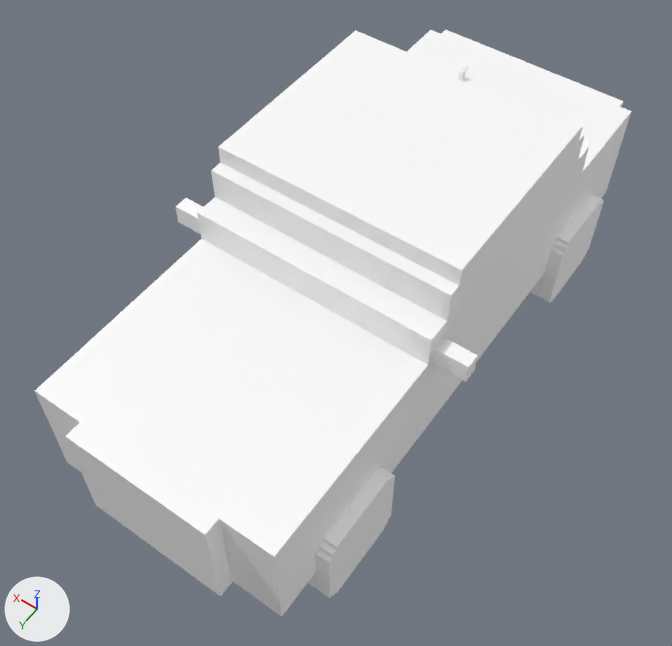
One commit to the FBX model BGN CITY WARS/Assets/BLOCKYGON ASSETS ©/MODELS/VEHICLES/STORE/BGN_BHUM.fbx: the scene before it, then after it.
One viewpoint serves both versions: a camera (50 mm lens) standing at (-1.95, 3.0, 3.79) and looking at (-0.02, 0.31, -0.45). The lights are fixed; the arrows at lower left show +X, +Y and +Z. Where no turn or scale is listed for an object, it has been applied to the vertices.

Names of what the first picture shows: 'BGN_BMW_', 'R_R__5_', 'R_R__6_'.
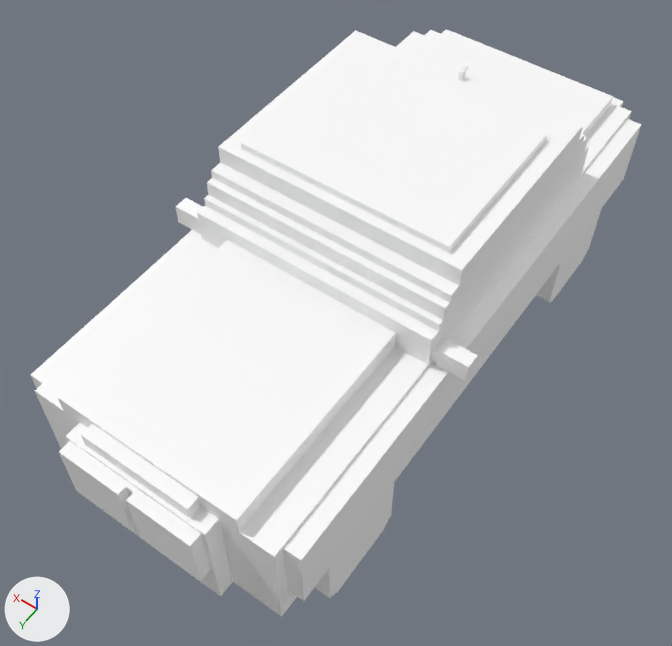
Where the change shows, as pixel boxes (x1, y1, x2, y2) in the pictures (672 x 646 px):
'BGN_BMW_', reshaped
    before: (35, 30, 631, 617)
    after: (31, 30, 642, 617)
part 1 of me_scene, added
    after: (31, 30, 642, 616)

Diff of the bpy script that builds the scene:
```diff
--- a/BGN CITY WARS/Assets/BLOCKYGON ASSETS ©/MODELS/VEHICLES/STORE/BGN_BHUM.fbx.py
+++ b/BGN CITY WARS/Assets/BLOCKYGON ASSETS ©/MODELS/VEHICLES/STORE/BGN_BHUM.fbx.py
@@ me_scene @@
 # used by ob_bgn_bmw; location = (0.0, 0.0, 0.0)
-me_scene.from_pydata(...)  # 96 vertices, 142 faces; spans x -0.95..0.95, y -1.95..1.87, z -0.74..0.55
+me_scene.from_pydata(...)  # 204 vertices, 176 faces; spans x -0.95..0.95, y -1.95..1.95, z -0.74..0.55
+# me_scene part 1: 108 vertices added at x -0.85..0.85, y -1.87..1.95, z -0.74..0.52
 me_scene.materials.append(mat_white_bmw)
```
